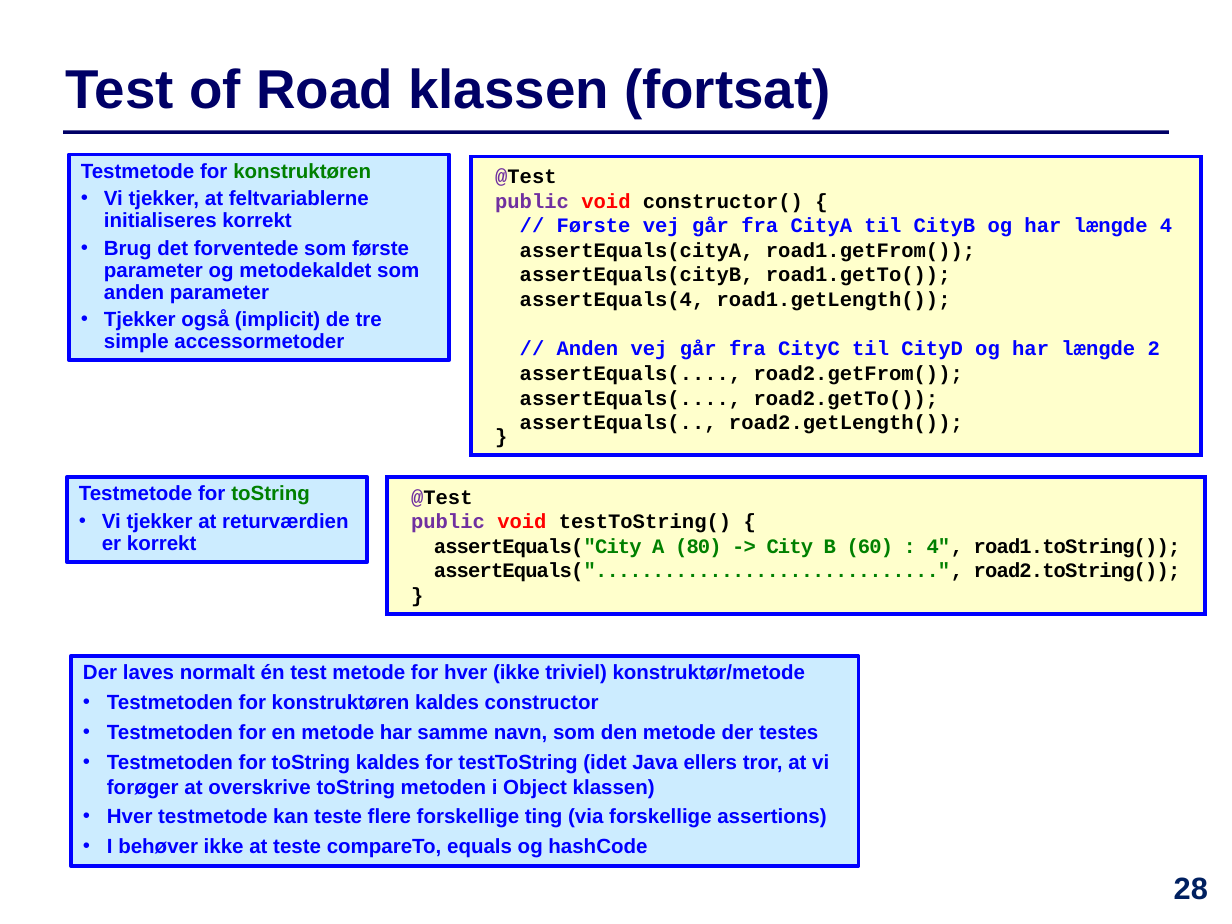
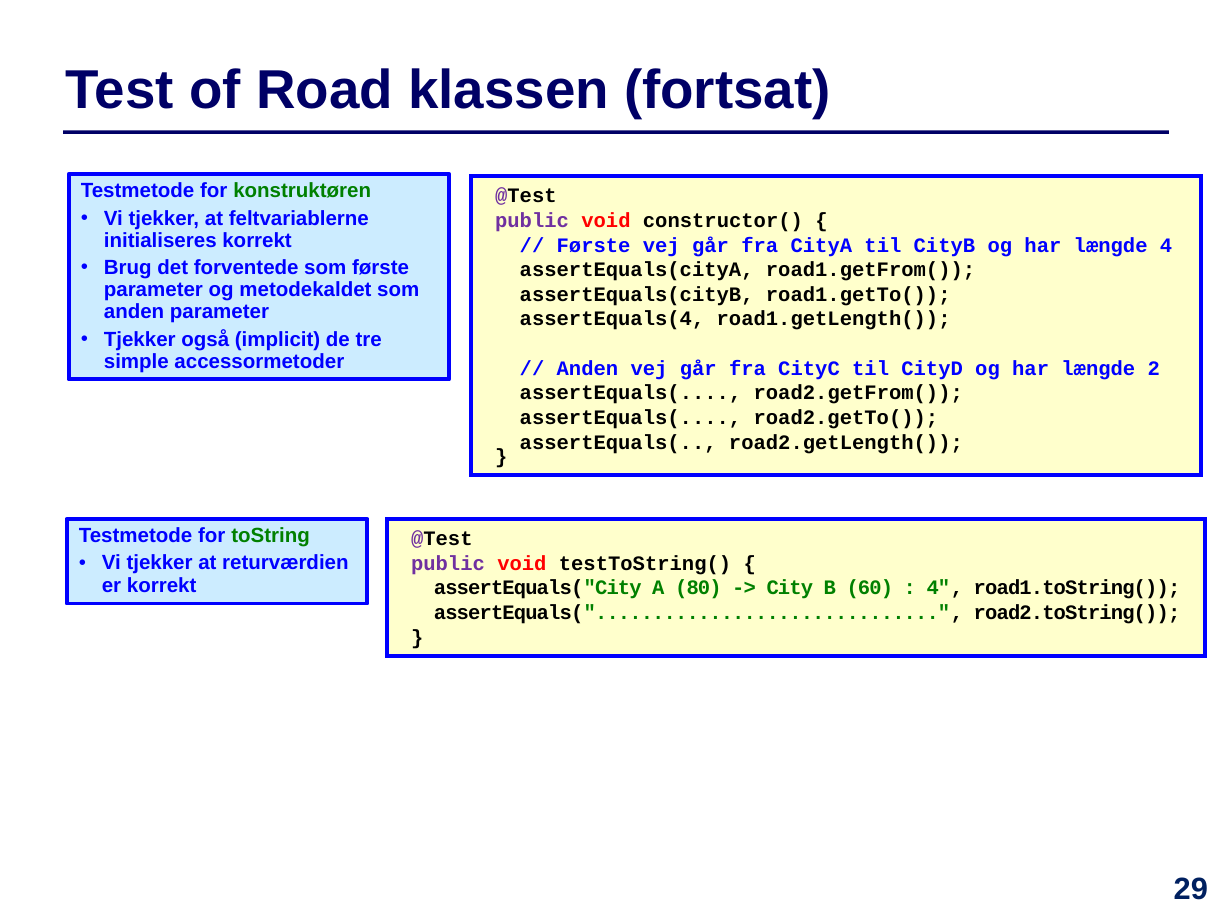
Before and after one commit to IntProgAU/Materiale, a slide deck: slide 29 of web/e21/uge_12/Slides-Uge12.pptx (slide 28 before the commit). Drawn at 1232x924 pixels with LibreOffice and Linux fonts; fonts in the diff are those of the drawing. Boxes give left, top, right and bottom in pixels: in the first picture for what was removed or moved away, otherwise in the second. Text is boxed around its words. In the diff, an @@ line names an element or a change of style, - is before the commit and + after.

```diff
--- a/web/e21/uge_12/Slides-Uge12.pptx
+++ b/web/e21/uge_12/Slides-Uge12.pptx
@@ rectangle "Testmetode for konstruktøren": place and size @@
-rectangle "Testmetode for konstruktøren" at box(69, 154, 450, 360)
+rectangle "Testmetode for konstruktøren" at box(69, 174, 450, 379)
@@ rectangle "@Test": place and size @@
-rectangle "@Test" at box(471, 156, 1201, 456)
+rectangle "@Test" at box(471, 176, 1201, 476)
@@ rectangle "Testmetode for toString": place and size @@
-rectangle "Testmetode for toString" at box(67, 477, 367, 562)
+rectangle "Testmetode for toString" at box(67, 519, 367, 604)
@@ rectangle "@Test": place and size @@
-rectangle "@Test" at box(387, 477, 1205, 614)
+rectangle "@Test" at box(387, 519, 1205, 655)
@@ rectangle removed at box(71, 655, 859, 865) @@
-Der laves normalt én test metode for hver (ikke triviel) konstruktør/metode
-• Testmetoden for konstruktøren kaldes constructor
-• Testmetoden for en metode har samme navn, som den metode der testes
-• Testmetoden for toString kaldes for testToString (idet Java ellers tror, at vi forøger at overskrive toString metoden i Object klassen)
-• Hver testmetode kan teste flere forskellige ting (via forskellige assertions)
-• I behøver ikke at teste compareTo, equals og hashCode
@@ page number at box(1174, 877, 1208, 900): text changed @@
-28
+29
```
Also in this commit, not shown: 13 other slides changed, 1 slide added, 1 other file.
